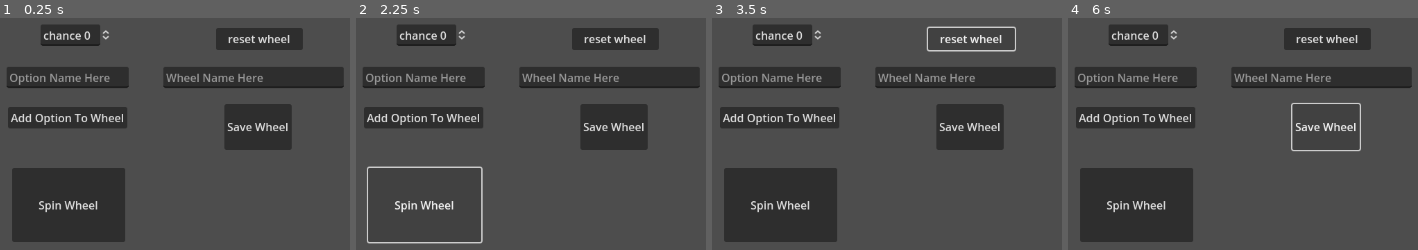
Above: before the commit, frames 1-4 (left to right).
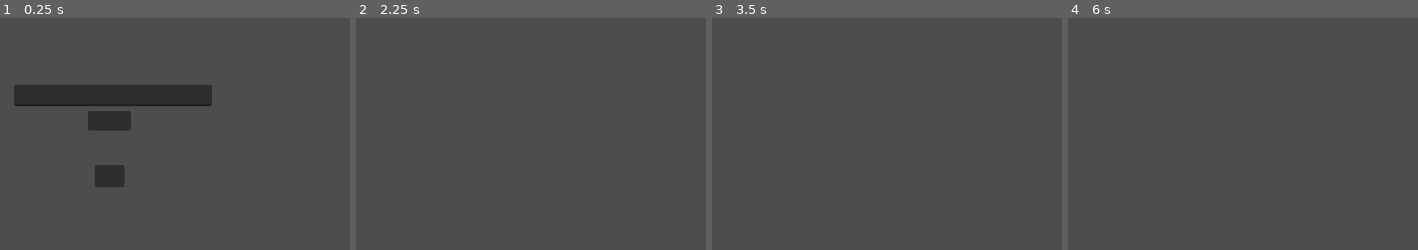
Above: after the commit, the same moments.

Repository: ArminKuburas/godot_spinner
Game: Godot game, scene res://wheel_element_creation.tscn
The game is run twice, just before and just after one commit, with the same random seed, the same clock (stepped at 60 frames per second) and the same inputs. Before the commit the project starts from res://node_2d.tscn.
Inputs (mouse positions are in pixels of both pictures, inside the frame that each line leads up to):
- Up to frame 1 (0.25 s): no input
- Up to frame 2 (2.25 s): click (464, 120) at 0.52 s; click (422, 117) at 1.25 s, where only the run before the commit has a clickable "Add Option To Wheel"; click (464, 175) at 2.02 s
- Up to frame 3 (3.5 s): click (971, 38) at 2.75 s, where only the run before the commit has a clickable "reset wheel"
- Up to frame 4 (6 s): click (1138, 205) at 3.5 s, where only the run before the commit has a clickable "Spin Wheel"; click (1138, 205) at 4.25 s, where only the run before the commit has a clickable "Spin Wheel"; click (1138, 205) at 5 s, where only the run before the commit has a clickable "Spin Wheel"; click (1327, 127) at 5.75 s, where only the run before the commit has a clickable "Save Wheel"

The runs differ from the first frame. In frame 1, 30% of the frame differs, in the area x 2-99%, y 3-97%; in frame 2, 19%; in frame 3, 26%; in frame 4, 25%.

Commit message:
feat: added the ability to modify elements and add them to spin options

Diff:
--- /dev/null
+++ b/godot-spinner-project/Global.gd
@@ -0,0 +1,13 @@
+extends Node
+var elements = {}
+var wheel_options = {}
+var element_amount = 0
+
+# Called when the node enters the scene tree for the first time.
+func _ready() -> void:
+	pass # Replace with function body.
+
+
+# Called every frame. 'delta' is the elapsed time since the previous frame.
+func _process(delta: float) -> void:
+	pass
--- a/godot-spinner-project/node_2d.gd
+++ b/godot-spinner-project/node_2d.gd
@@ -2,6 +2,7 @@
 
 var options = []
 var save_path = "user://wheels/"
+
 
 # Called when the node enters the scene tree for the first time.
 func _ready() -> void:
@@ -10,11 +11,26 @@
 	$ConfirmButton.connect("pressed", Callable(self, "_on_confirm_button_pressed"))
 	$wheel_save_button.connect("pressed", Callable(self, "_on_wheel_save_button_pressed"))
 	$reset_wheel.connect("pressed", Callable(self, "_on_reset_wheel_pressed"))
+	if Global.elements == {}:
+		get_tree().change_scene_to_file("res://wheel_element_creation.tscn")
 	var dir = DirAccess.open("user://wheels")
 	if dir == null:
 		DirAccess.make_dir_absolute("user://wheels")
+	create_elements_menu()
 	load_saved_wheels()
 
+func create_elements_menu() -> void:
+	var scroll_container = $elements_wheel.get_node("ElementModifications")
+	for element in Global.elements:
+		var hbox = HBoxContainer.new()
+		var label = Label.new()
+		label.text = element
+		hbox.add_child(label)
+		var spinbox = SpinBox.new()
+		spinbox.name = element + "_spinbox"
+		hbox.add_child(spinbox)
+		hbox.name = element
+		scroll_container.add_child(hbox)
 
 # Called every frame. 'delta' is the elapsed time since the previous frame.
 func _process(delta: float) -> void:
@@ -72,9 +88,33 @@
 	if $option_name.text == "":
 		print("Given input incorrect as a name is missing")
 		return
-	options.append({"name": option_name, "chance": chance})
+	var effects = {}
+	var scroll_container = $elements_wheel.get_node("ElementModifications")
+	if scroll_container != null:
+		print("scroll container found")
+	for element in Global.elements:
+		print("this is element: ", element)
+		var input_field = scroll_container.find_child(element + "_spinbox", true, false)
+		if input_field != null:
+			print("Found SpinBox for element: ", element, " with value: ", input_field.value)
+			effects[element] = input_field.value
+		else:
+			print("Could not find SpinBox for element: ", element)
+	options.append({"name": option_name, "chance": chance, "effects": effects})
 	$option_chance.value = 0
 	$option_name.text = ""
+	reset_spinbox_values()
+
+func reset_spinbox_values() -> void:
+	var scroll_container = $elements_wheel.get_node("ElementModifications")
+
+	for child in scroll_container.get_children():
+		if child is HBoxContainer:
+			print("found HBoxContainer. child.name is: ", child.name)
+			var spinbox = child.find_child(child.name + "_spinbox", true, false)
+			if spinbox is SpinBox:
+				spinbox.value = 0
+				print("Reset SpinBox value for: ", child.name)
 
 func save_wheel(file_name: String) -> void:
 	var file = FileAccess.open(save_path + file_name + ".json", FileAccess.WRITE)
@@ -99,4 +139,5 @@
 
 func _on_reset_wheel_pressed() -> void:
 	options.clear()
+	Global.elements.clear()
 	print("Wheel has been reset")
--- a/godot-spinner-project/node_2d.tscn
+++ b/godot-spinner-project/node_2d.tscn
@@ -8,10 +8,10 @@
 [node name="Sprite2D" type="Sprite2D" parent="."]
 
 [node name="Button" type="Button" parent="."]
-offset_left = 81.0
-offset_top = 251.0
-offset_right = 244.0
-offset_bottom = 358.0
+offset_left = 220.0
+offset_top = 431.0
+offset_right = 383.0
+offset_bottom = 538.0
 text = "Spin Wheel"
 
 [node name="wheel_name" type="LineEdit" parent="."]
@@ -29,10 +29,10 @@
 placeholder_text = "Option Name Here"
 
 [node name="ConfirmButton" type="Button" parent="."]
-offset_left = 75.0
-offset_top = 163.0
-offset_right = 247.0
-offset_bottom = 194.0
+offset_left = 82.0
+offset_top = 328.0
+offset_right = 254.0
+offset_bottom = 359.0
 text = "Add Option To Wheel"
 
 [node name="option_chance" type="SpinBox" parent="."]
@@ -57,6 +57,8 @@
 text = "reset wheel"
 
 [node name="ScrollContainer" type="ScrollContainer" parent="."]
+modulate = Color(1, 1, 0.0941176, 1)
+self_modulate = Color(1, 0.341176, 1, 1)
 offset_left = 617.0
 offset_top = 37.0
 offset_right = 724.0
@@ -65,6 +67,15 @@
 [node name="VBoxContainer" type="VBoxContainer" parent="ScrollContainer"]
 layout_mode = 2
 
+[node name="elements_wheel" type="ScrollContainer" parent="."]
+offset_left = 20.0
+offset_top = 154.0
+offset_right = 312.0
+offset_bottom = 311.0
+
+[node name="ElementModifications" type="VBoxContainer" parent="elements_wheel"]
+layout_mode = 2
+
 [connection signal="pressed" from="Button" to="." method="_on_button_pressed"]
 [connection signal="pressed" from="ConfirmButton" to="." method="_on_confirm_button_pressed"]
 [connection signal="pressed" from="wheel_save_button" to="." method="_on_wheel_save_button_pressed"]
--- a/godot-spinner-project/project.godot
+++ b/godot-spinner-project/project.godot
@@ -11,9 +11,13 @@
 [application]
 
 config/name="godot-spinner-project"
-run/main_scene="res://node_2d.tscn"
+run/main_scene="res://wheel_element_creation.tscn"
 config/features=PackedStringArray("4.3", "Mobile")
 config/icon="res://icon.svg"
+
+[autoload]
+
+Global="*res://Global.gd"
 
 [rendering]
 
--- a/godot-spinner-project/wheel_element_creation.gd
+++ b/godot-spinner-project/wheel_element_creation.gd
@@ -14,10 +14,18 @@
 
 func _on_add_element_pressed() -> void:
 	var element_name = $element_name.text.strip_edges()
-	if elements != "":
+	if element_name != "":
 		elements[element_name] = 0
-		update_element_list()
+		var label = Label.new()
+		label.text = element_name
+		$ScrollContainer/VBoxContainer.add_child(label)
+		Global.element_amount += 1
+		$element_name.clear()
 
 
 func _on_finish_pressed() -> void:
-	pass # Replace with function body.
+	var wheel_scene = load("res://node_2d.tscn")
+	get_tree().change_scene_to_file("res://node_2d.tscn")
+	print("This is what the elements are: ", elements)
+	print("there are in total ", Global.element_amount, " elements")
+	Global.elements = elements
--- a/godot-spinner-project/wheel_element_creation.tscn
+++ b/godot-spinner-project/wheel_element_creation.tscn
@@ -19,21 +19,28 @@
 offset_bottom = 162.0
 
 [node name="ScrollContainer" type="ScrollContainer" parent="."]
-offset_left = 86.0
-offset_top = 165.0
-offset_right = 391.0
-offset_bottom = 364.0
+layout_mode = 0
+offset_left = 437.0
+offset_top = 131.0
+offset_right = 742.0
+offset_bottom = 330.0
 
 [node name="VBoxContainer" type="VBoxContainer" parent="ScrollContainer"]
 layout_mode = 2
 
 [node name="add_element" type="Button" parent="."]
-offset_right = 8.0
-offset_bottom = 8.0
+layout_mode = 0
+offset_left = 190.0
+offset_top = 169.0
+offset_right = 252.0
+offset_bottom = 197.0
 
 [node name="finish" type="Button" parent="."]
-offset_right = 8.0
-offset_bottom = 8.0
+layout_mode = 0
+offset_left = 200.0
+offset_top = 247.0
+offset_right = 243.0
+offset_bottom = 279.0
 
 [connection signal="pressed" from="add_element" to="." method="_on_add_element_pressed"]
 [connection signal="pressed" from="finish" to="." method="_on_finish_pressed"]
